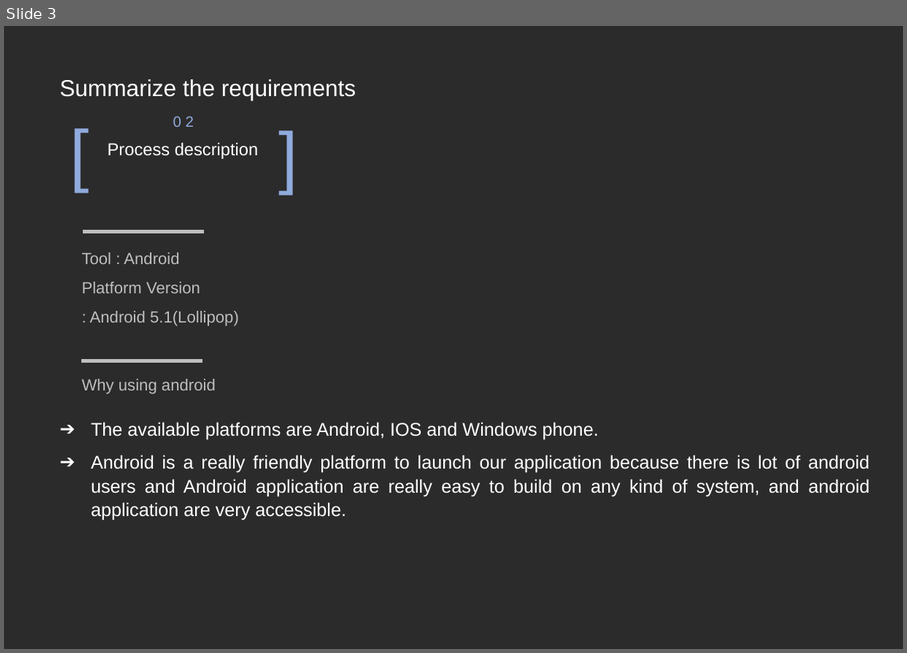
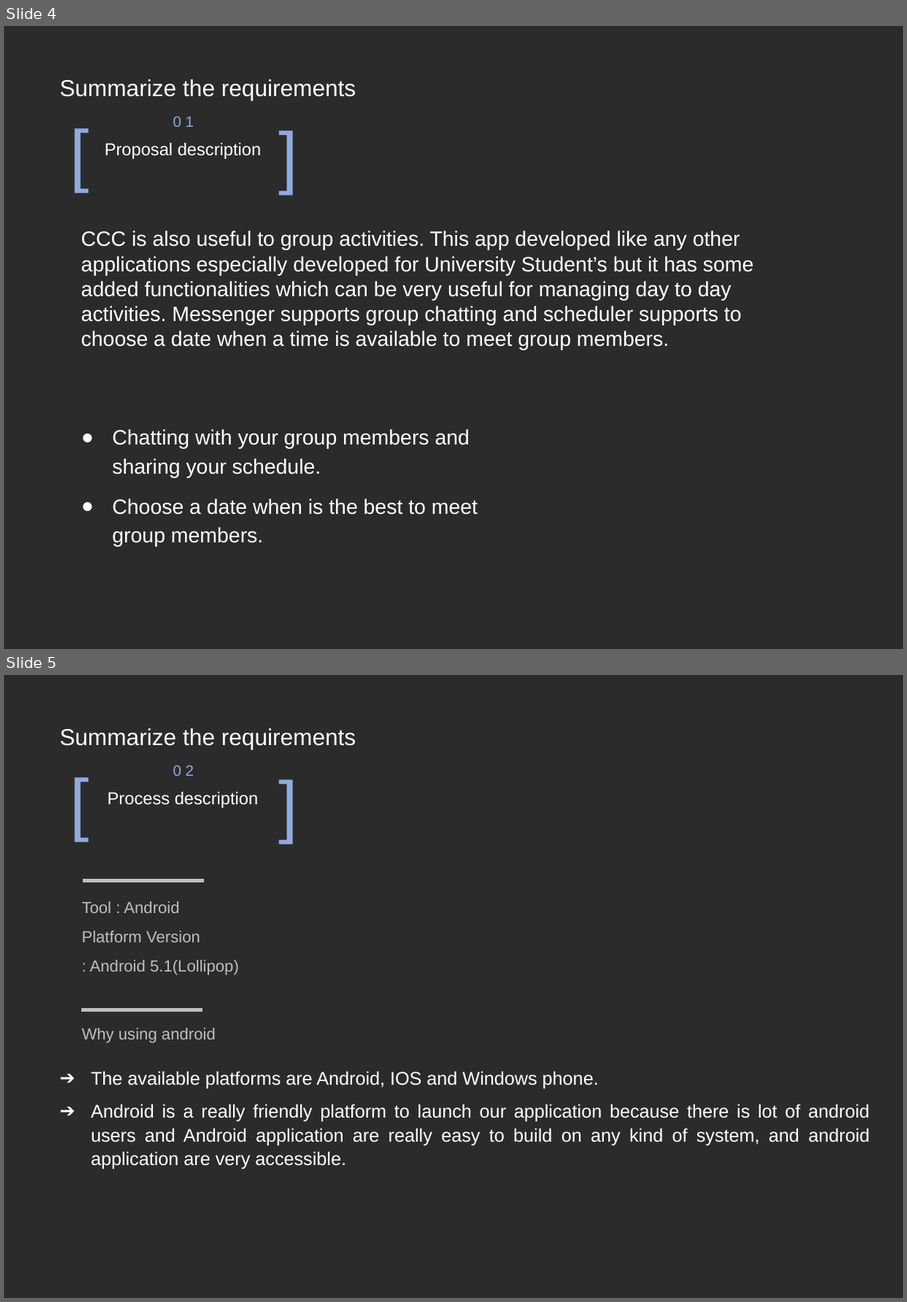
Before and after one commit to whd0714/CCC, a slide deck: Documents/소공ppt.pptx. Shown one above the other, each under a label of ours: slide 3 before the commit, slides 4 and 5 after it. The pictures are 907x653 and 907x1302 pixels, drawn with LibreOffice and Linux fonts; fonts in the diff are those of the drawing; background and template pictures are left out; a plain dark background stands for a picture behind light text. Boxes give left, top, right and bottom in pixels: in the first picture for what was removed or moved away, otherwise in the second. Text is boxed around its words. In the diff, an @@ line names an element or a change of style, - is before the commit and + after.

```diff
--- a/Documents/소공ppt.pptx
+++ b/Documents/소공ppt.pptx
@@ slide 4 added at (4, 26, 903, 649), background picture (left out) @@
@@ text added at (59, 79, 356, 100), 20 pt, text #FFFFFF @@
+Summarize the requirements
@@ text added at (62, 106, 100, 198), 60 pt, text #8FAADC @@
+[
@@ text added at (270, 108, 308, 200), 60 pt, text #8FAADC @@
+]
@@ text added at (173, 116, 194, 127), 13 pt, text #8FAADC @@
+0 1
@@ text added at (105, 143, 261, 159), 15 pt, text #FFFFFF @@
+Proposal description
@@ text added at (81, 230, 754, 350), 18 pt, text #FFFFFF @@
+CCC is also useful to group activities. This app developed like any other applications especially developed for University Student’s but it has some added functionalities which can be very useful for managing day to day activities. Messenger supports group chatting and scheduler supports to choose a date when a time is available to meet group members.
@@ text added at (112, 429, 478, 546), 18 pt, text #FFFFFF @@
+● Chatting with your group members and sharing your schedule.
+● Choose a date when is the best to meet group members.
@@ what was slide 3 is now slide 5 @@
```
Also in this commit, not shown: 2 slides changed, 5 other slides added, 1 slide removed, 1 other file.
